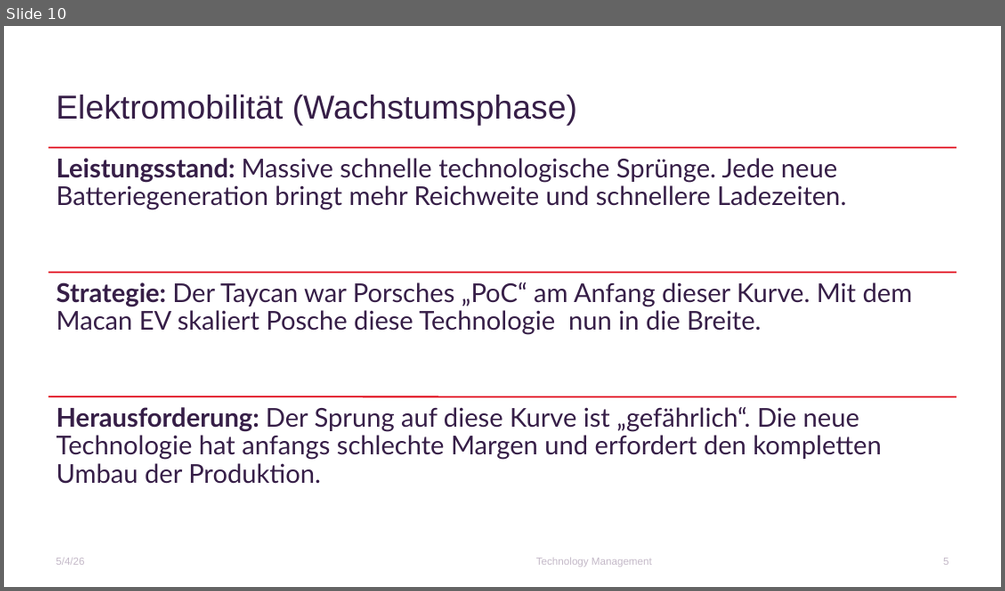
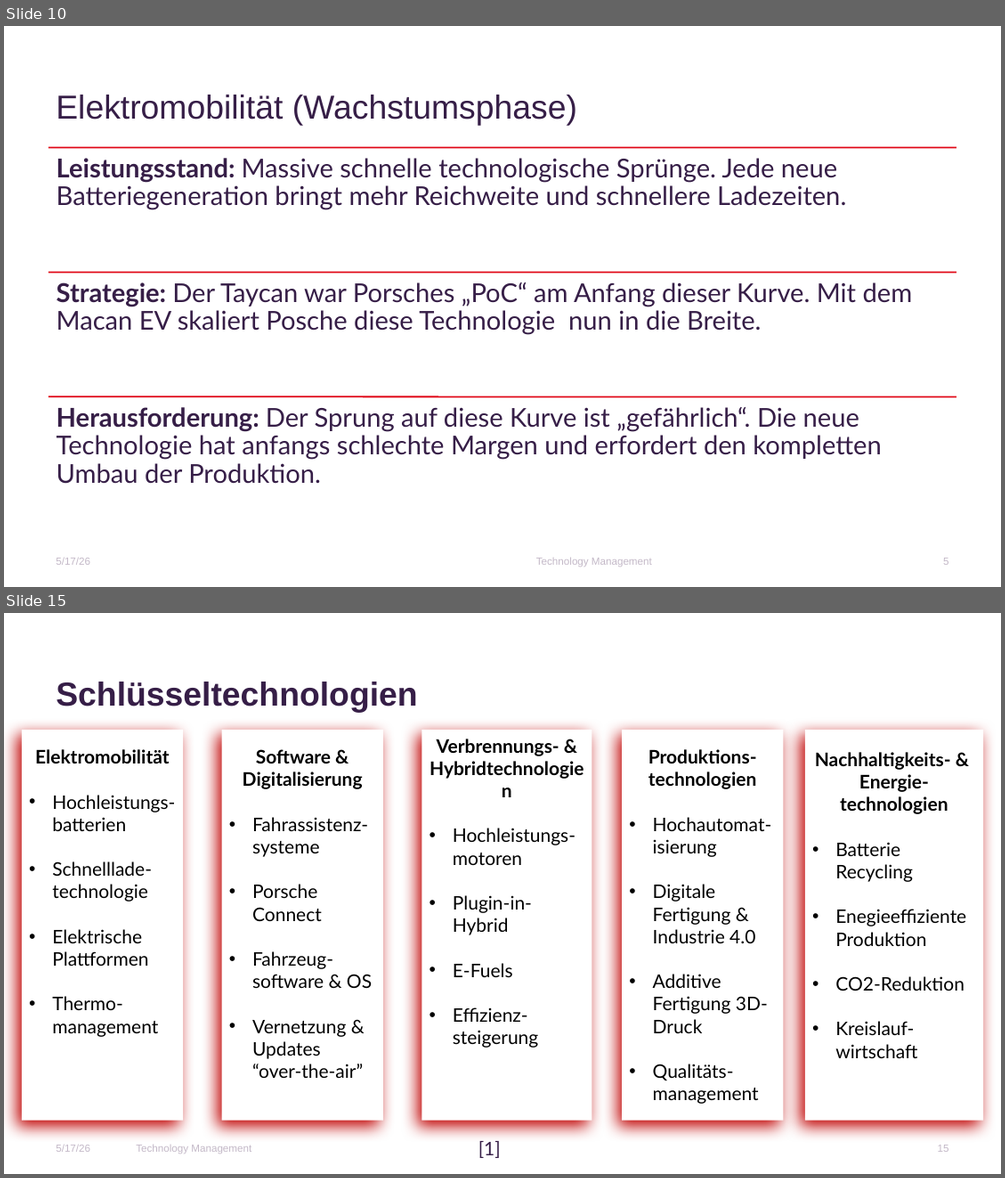
Before and after one commit to Erickk0/Master, a slide deck: 1. Semester/Technology Management/Praktikum/PorscheTechManagement1.pptx. Shown one above the other, each under a label of ours: slide 10 before the commit, slides 10 and 15 after it; the slides between them are not shown. The pictures are 1005x591 and 1005x1178 pixels, drawn with LibreOffice and Linux fonts; fonts in the diff are those of the drawing; background and template pictures are left out. Boxes give left, top, right and bottom in pixels: in the first picture for what was removed or moved away, otherwise in the second. Text is boxed around its words. In the diff, an @@ line names an element or a change of style, - is before the commit and + after.

```diff
--- a/1. Semester/Technology Management/Praktikum/PorscheTechManagement1.pptx
+++ b/1. Semester/Technology Management/Praktikum/PorscheTechManagement1.pptx
@@ slide 15 added at (4, 613, 1001, 1174), background #FFFFFF @@
@@ title added at (56, 682, 417, 712), 32 pt, text #361E47, bold @@
+Schlüsseltechnologien
@@ rectangle added at (22, 730, 184, 1120), fill #FFFFFF, 18 pt, text #000000 @@
+Elektromobilität
+• Hochleistungs-batterien
+• Schnelllade-technologie
+• Elektrische
+  Plattformen
+• Thermo-management
@@ rectangle added at (222, 730, 383, 1120), fill #FFFFFF, 18 pt, text #000000 @@
+Software & Digitalisierung
+• Fahrassistenz-systeme
+• Porsche Connect
+• Fahrzeug-software & OS
+• Vernetzung & Updates
+  “over-the-air”
@@ rectangle added at (422, 730, 592, 1120), fill #FFFFFF, 18 pt, text #000000 @@
+Verbrennungs- & Hybridtechnologien
+• Hochleistungs-motoren
+• Plugin-in-Hybrid
+• E-Fuels
+• Effizienz-steigerung
@@ rectangle added at (622, 730, 783, 1120), fill #FFFFFF, 18 pt, text #000000 @@
+Produktions-technologien
+• Hochautomat-isierung
+• Digitale Fertigung & Industrie 4.0
+• Additive Fertigung 3D-Druck
+• Qualitäts-management
@@ rectangle added at (805, 730, 984, 1120), fill #FFFFFF, 18 pt, text #000000 @@
+Nachhaltigkeits- &
+Energie-technologien
+• Batterie Recycling
+• Enegieeffiziente
+  Produktion
+• CO2-Reduktion
+• Kreislauf-wirtschaft
@@ text added at (56, 1144, 90, 1151), 10 pt, text #C4B9C8 @@
+5/17/26
@@ text added at (136, 1144, 251, 1153), 10 pt, text #C4B9C8 @@
+Technology Management
@@ text added at (478, 1141, 501, 1158), 18 pt, text #361E47 @@
+[1]
@@ page number added at (938, 1144, 949, 1151), 10 pt, text #C4B9C8 @@
+15
@@ slide 10 changed as well @@
@@ text at (56, 557, 90, 564): text changed @@
-5/4/26
+5/17/26
```
Also in this commit, not shown: 10 other slides changed, 4 other slides added, 21 other files.
